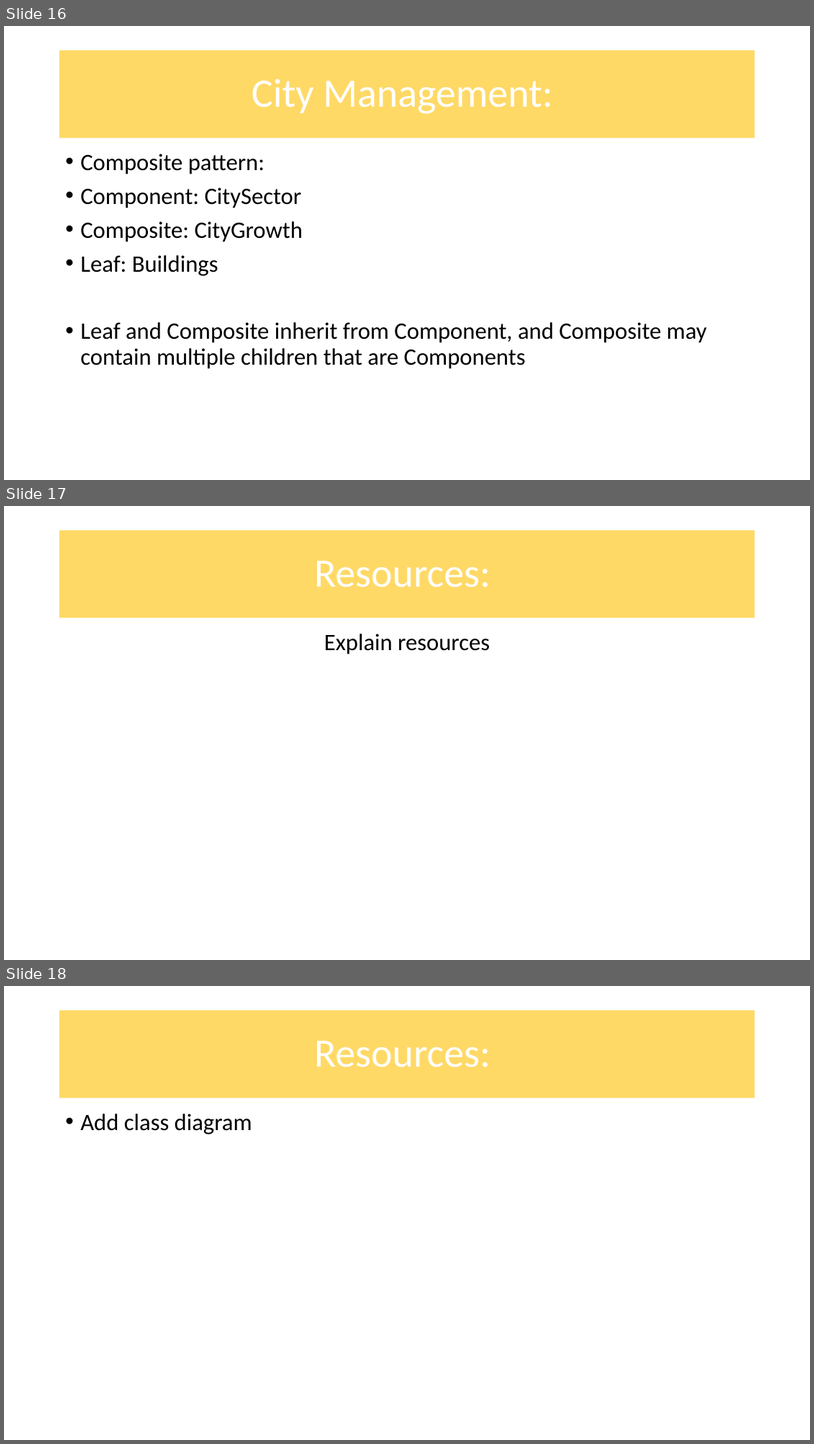
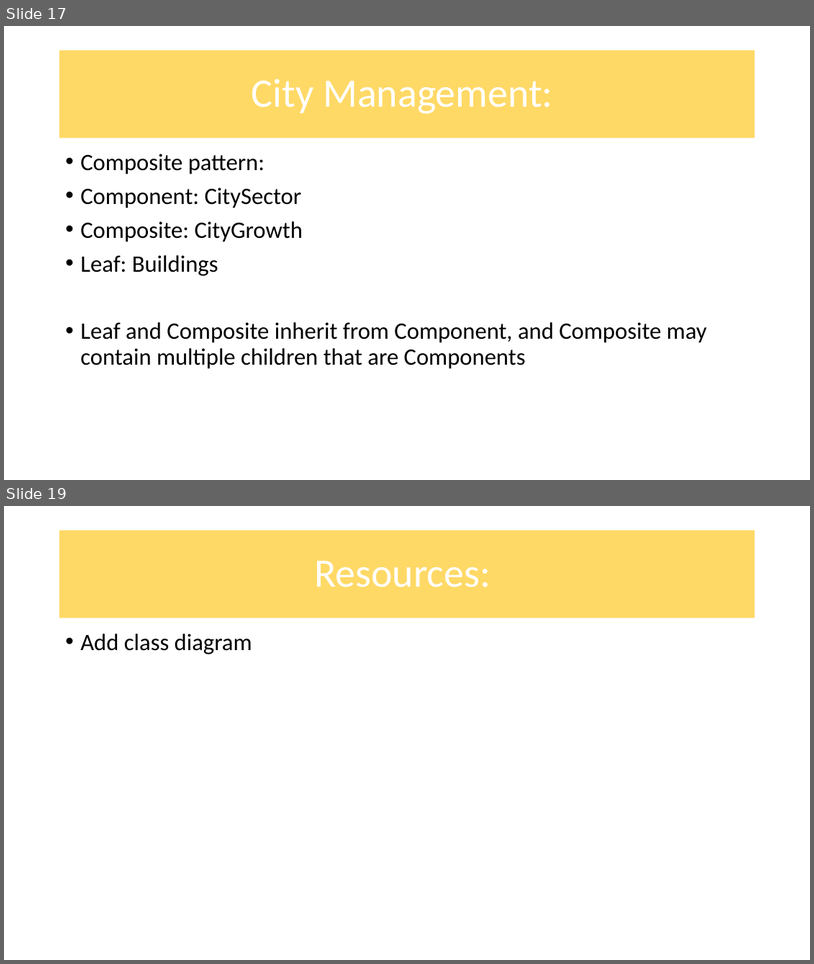
Before and after one commit to COS214-Project-2024/Team-25, a slide deck: Powerpoint/COS 214 Project powerpoint_Taxes.pptx. Shown one above the other, each under a label of ours: slides 16, 17 and 18 before the commit, slides 17 and 19 after it; the slides between them are not shown. The pictures are 814x1444 and 814x964 pixels, drawn with LibreOffice and Linux fonts; fonts in the diff are those of the drawing; background and template pictures are left out. Boxes give left, top, right and bottom in pixels: in the first picture for what was removed or moved away, otherwise in the second. Text is boxed around its words. In the diff, an @@ line names an element or a change of style, - is before the commit and + after.

```diff
--- a/Powerpoint/COS 214 Project powerpoint_Taxes.pptx
+++ b/Powerpoint/COS 214 Project powerpoint_Taxes.pptx
@@ slide 17 removed at (4,506,810,960), background picture (left out) @@
@@ rectangle removed at (59,530,756,618) @@
-Resources:
@@ text removed at (324,633,490,654) @@
-Explain resources
@@ what was slide 16 is now slide 17 @@
@@ what was slide 18 is now slide 19 @@
```
Also in this commit, not shown: 1 slide changed, 4 slides added, 1 other slide removed.
